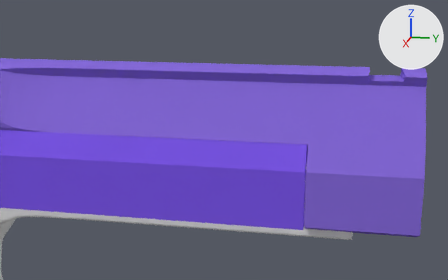
An edit to the Blender file DesertEagle_01v04.blend, drawn before and after from the same camera.
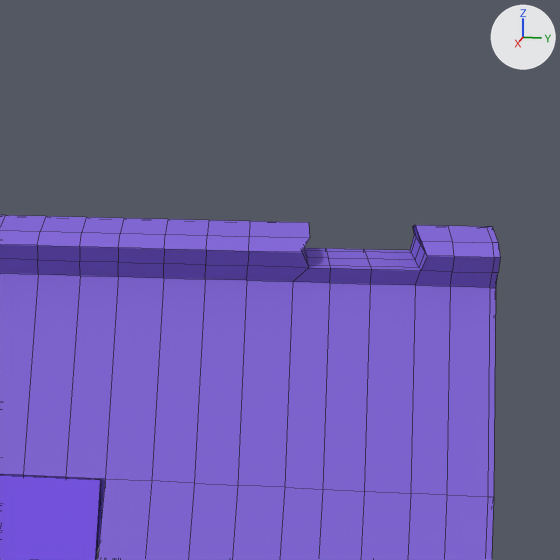
Each version is shown from a 50 mm camera at (2.367, 0.209, 2.426) aimed at (0.185, -0.228, 1.881), then close up on the part from 62% to 99% of the width and 0% to 60% of the height. Lighting does not change. The marker at upper right points along +X, +Y and +Z. The close-ups show mesh edges as thin lines.

Objects in the first close-up: 'BarrelFront', 'Slide'.
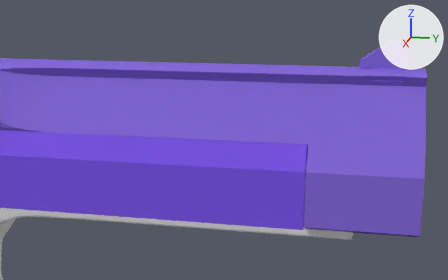
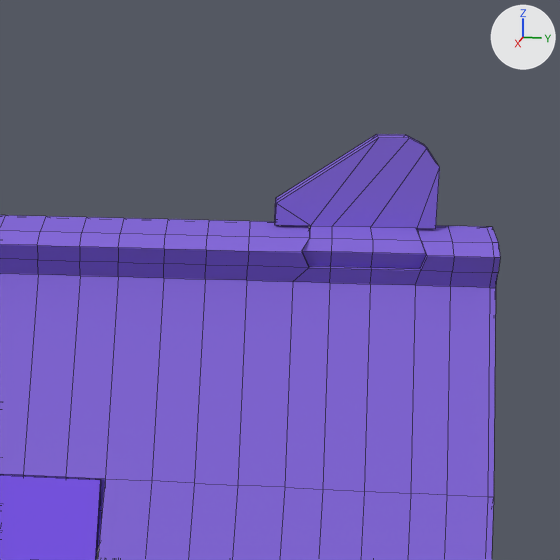
Commit message: Front sight

Pixel boxes (x1, y1, x2, y2) of what changed, in the close-ups (560 x 560 px):
'BarrelFront', reshaped: before (0, 215, 500, 560); after (0, 134, 500, 560)
part 1 of me_cylinder_008, added: after (274, 134, 440, 269)

What the commit changed:
me_cylinder_008 is used by ob_barrelfront; location (0.0, -0.006, 0.0).
me_cylinder_008 had 550 vertices, 493 faces, 5 loose edges and spanned x 0.0..0.24, y -1.26..0.49, z 1.52..2.14.
me_cylinder_008 now has 602 vertices, 540 faces, 5 loose edges and spans x 0.0..0.24, y -1.26..0.49, z 1.52..2.24.
me_cylinder_008 part 1: a new loose piece of 52 vertices spanning x 0.0..0.08, y 0.26..0.43, z 2.1..2.24, in mat_material_001 (purple #866ada).
